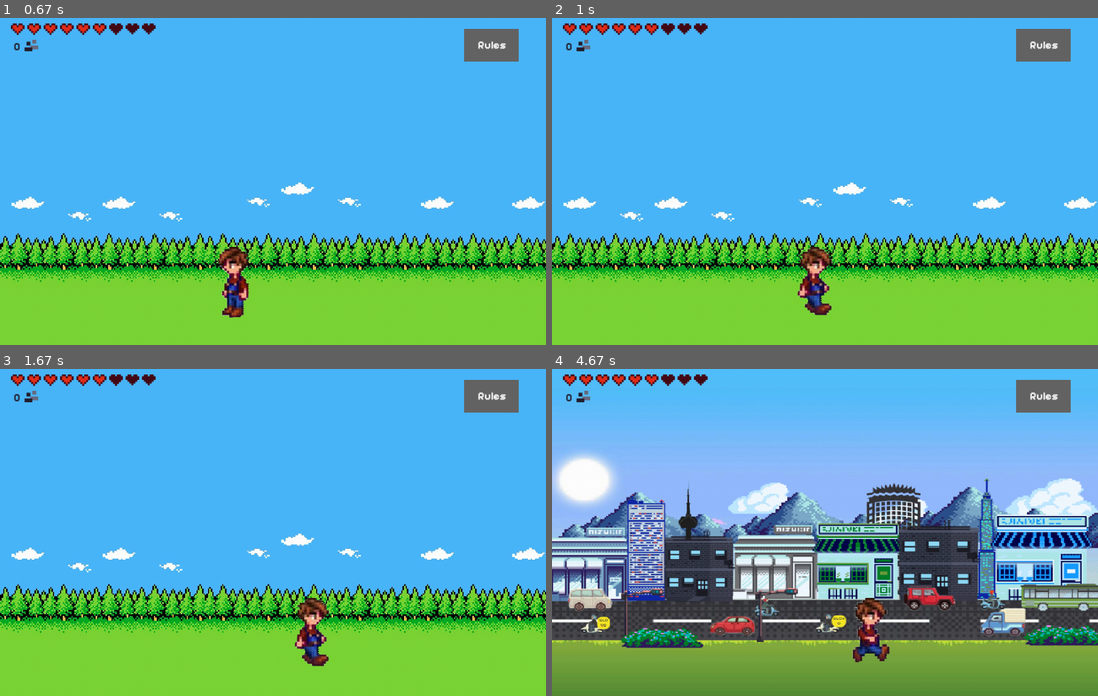
Above: before the commit, frames 1-4 (two rows, left to right).
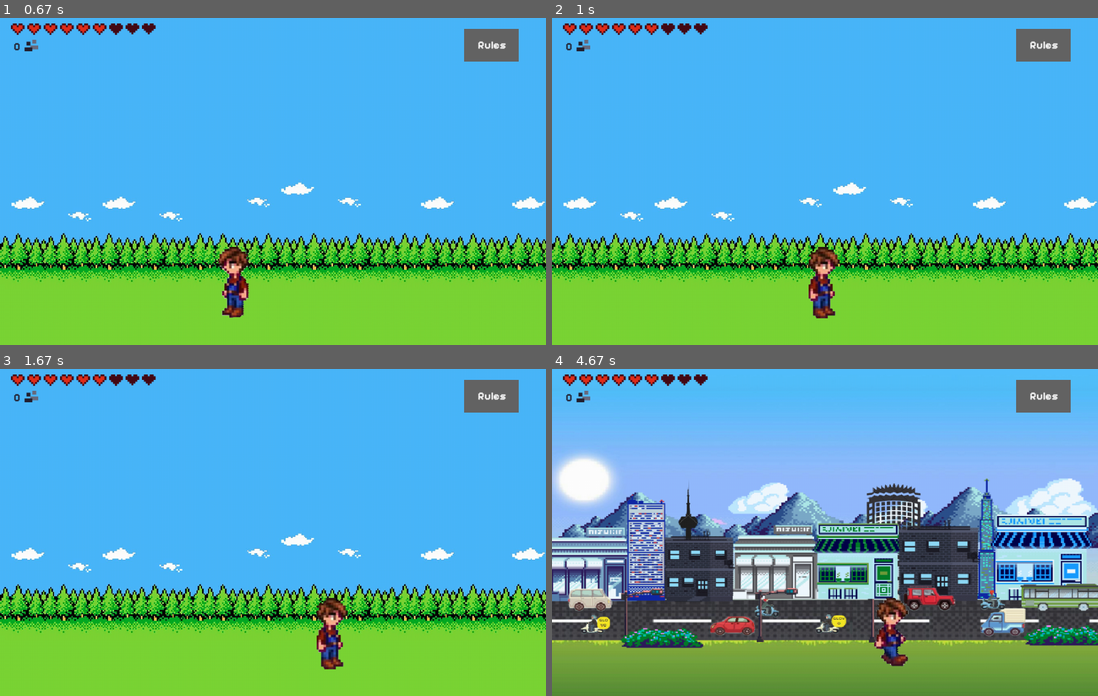
Above: after the commit, the same moments.

Repository: PyGame-Project-Team11/PyGame-Project
Game: pygame game, started from game.py
Same seed, same stepped clock (60 frames per second), same inputs: the game is played once before the commit and once after it.
Inputs:
- Up to frame 1 (0.67 s): click "Start" at 0.42 s
- Up to frame 2 (1 s): hold Right from 0.67 s (still down)
- Up to frame 3 (1.67 s): release Right at 1.13 s; hold Right 1.17-1.63 s
- Up to frame 4 (4.67 s): hold Left 1.67-2.2 s; tap 4 at 1.82, 3.48 s; hold Left 2.23-2.63 s; hold Right 2.67-3.3 s; hold Left 3.33-3.8 s; hold Right 3.83-4.3 s; hold Right from 4.33 s (still down)

Frame 1 is identical in both runs. In frame 2, 1.1% of the frame differs, in the area x 45-53%, y 70-92%; in frame 3, 1.5%, in the area x 54-64%, y 70-92%; in frame 4, 1.5%.

Commit message:
Changed size of characters f1 and f2

Diff:
--- a/game.py
+++ b/game.py
@@ -74,7 +74,14 @@
             pygame.image.load('images/player/p_right.png'),
             pygame.image.load('images/player/p_right_move1.png'),
             pygame.image.load('images/player/p_right_move2.png')]
-
+        self.walk_back = [
+            pygame.image.load('images/player/p_back.png'),
+            pygame.image.load('images/player/p_back_move1.png'),
+            pygame.image.load('images/player/p_back_move2.png')]
+        self.walk_forward = [
+            pygame.image.load('images/player/player.png'),
+            pygame.image.load('images/player/p_move1.png'),
+            pygame.image.load('images/player/p_move2.png')]
 
 
         self.friend_icon = pygame.image.load(
@@ -202,5 +209,5 @@
         screen.blit(player.walk_right[0], (player.pos_x, player.pos_y))
 
     pygame.display.update()
-    clock.tick(15)
+    clock.tick(20)
 pygame.quit()
Binary file changed: images/characters/f1.png
Binary file changed: images/characters/f1_back.png
Binary file changed: images/characters/f1_back_move1.png
Binary file changed: images/characters/f1_back_move2.png
Binary file changed: images/characters/f1_left.png
Binary file changed: images/characters/f1_move1.png
Binary file changed: images/characters/f1_move2.png
Binary file changed: images/characters/f1_move_left.png
Binary file changed: images/characters/f1_right.png
Binary file changed: images/characters/f1_right_move.png
Binary file changed: images/characters/f2.png
Binary file changed: images/characters/f2_back.png
(and 8 more such lines)
